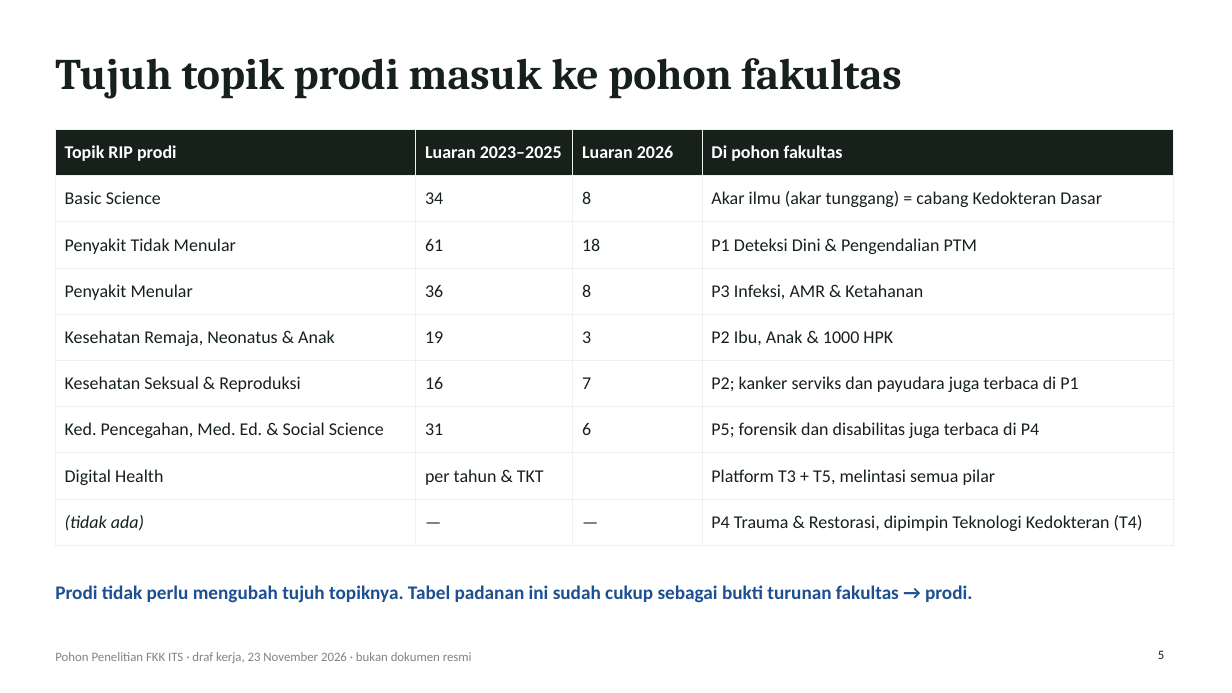
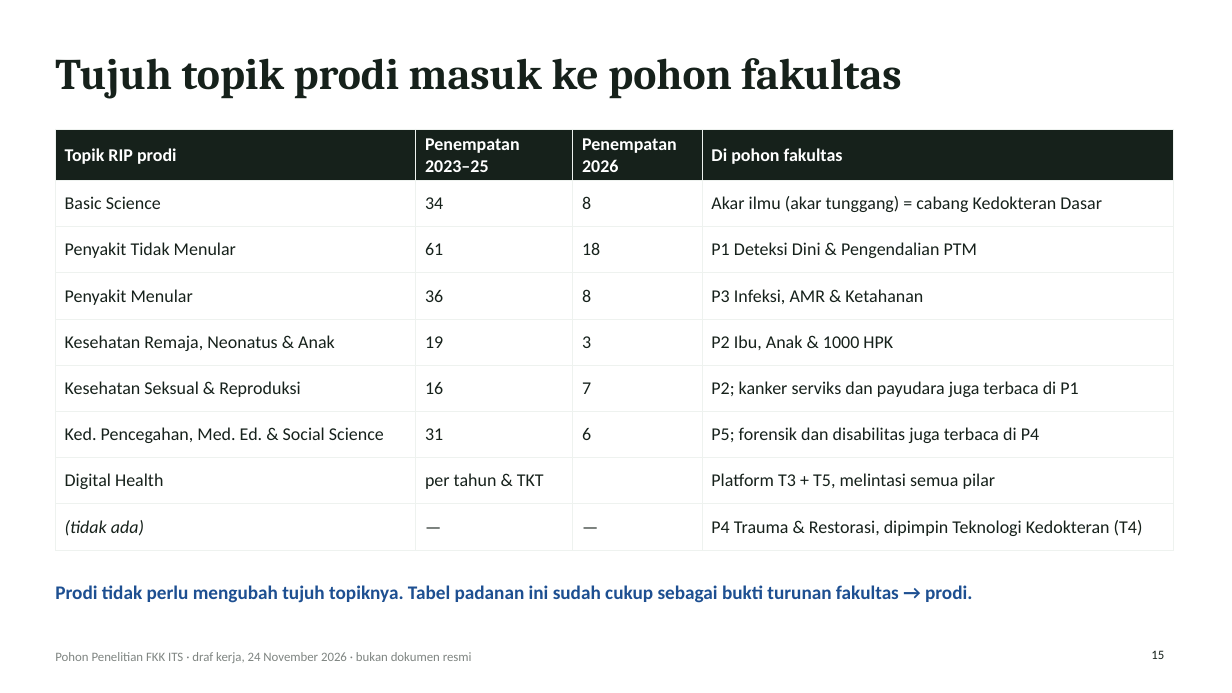
Before and after one commit to anakwirayuda-eng/desa-binaan-dashboard, a slide deck: slide 15 of output/PAPARAN_POHON_PENELITIAN_FKK_ITS.pptx (slide 5 before the commit). Drawn at 1232x693 pixels with LibreOffice and Linux fonts; fonts in the diff are those of the drawing. Boxes give left, top, right and bottom in pixels: in the first picture for what was removed or moved away, otherwise in the second. Text is boxed around its words. In the diff, an @@ line names an element or a change of style, - is before the commit and + after.

```diff
--- a/output/PAPARAN_POHON_PENELITIAN_FKK_ITS.pptx
+++ b/output/PAPARAN_POHON_PENELITIAN_FKK_ITS.pptx
@@ table at bbox=[55, 129, 1174, 540] @@
-row 1, column 2: Luaran 2023–2025
+row 1, column 2: Penempatan 2023–25
-row 1, column 3: Luaran 2026
+row 1, column 3: Penempatan 2026
@@ text at bbox=[55, 652, 472, 663]: text changed @@
-Pohon Penelitian FKK ITS · draf kerja, 23 November 2026 · bukan dokumen resmi
+Pohon Penelitian FKK ITS · draf kerja, 24 November 2026 · bukan dokumen resmi
@@ page number at bbox=[1151, 650, 1164, 659]: text changed @@
-5
+15
```
Also in this commit, not shown: 20 other slides changed, 2 slides added, 17 other files.
